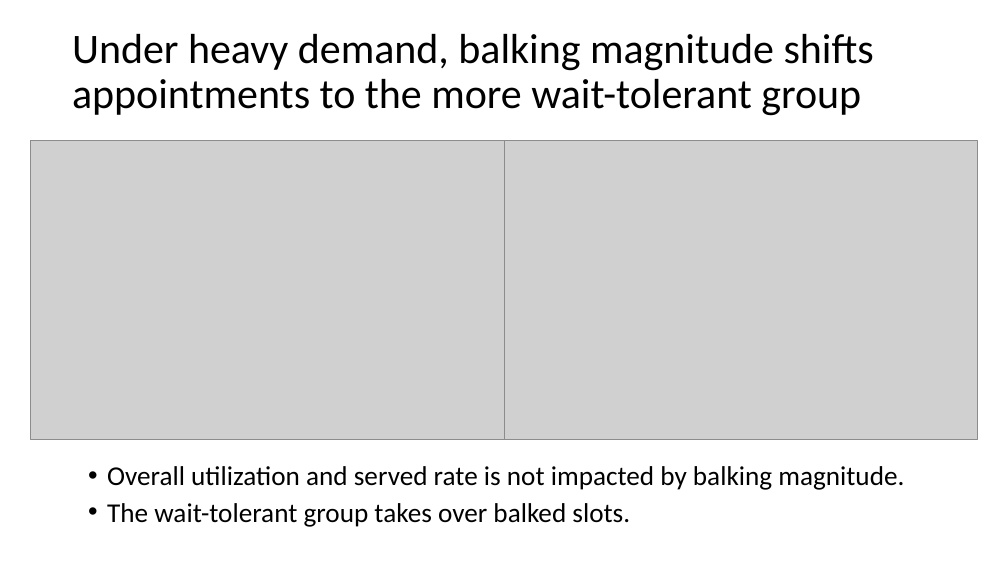
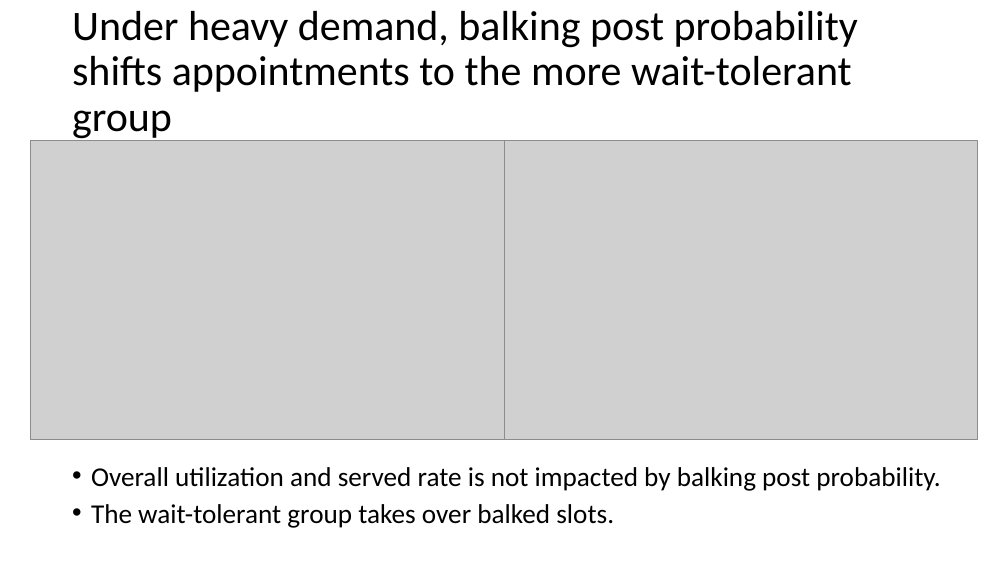
Before and after one commit to YcartXin/CUIMC-Appointment-Simulation, a slide deck: slide 7 of presentation/FCFS Presentation.pptx. Drawn at 1008x567 pixels with LibreOffice and Linux fonts; fonts in the diff are those of the drawing; grey boxes stand for pictures. Boxes give left, top, right and bottom in pixels: in the first picture for what was removed or moved away, otherwise in the second. Text is boxed around its words. In the diff, an @@ line names an element or a change of style, - is before the commit and + after.

```diff
--- a/presentation/FCFS Presentation.pptx
+++ b/presentation/FCFS Presentation.pptx
@@ title at [72, 11, 858, 141]: text changed @@
-Under heavy demand, balking magnitude shifts appointments to the more wait-tolerant group
+Under heavy demand, balking post probability shifts appointments to the more wait-tolerant group
@@ text "Overall utilization and served rate ...": place and size @@
-text "Overall utilization and served rate ..." at [107, 466, 904, 527]
+text "Overall utilization and served rate ..." at [91, 467, 940, 528]
@@ text at [91, 467, 940, 491]: text changed @@
-• Overall utilization and served rate is not impacted by balking magnitude.
+• Overall utilization and served rate is not impacted by balking post probability.
```
Also in this commit, not shown: 10 other slides changed, 5 slides added, 1 slide removed, 19 other files.
